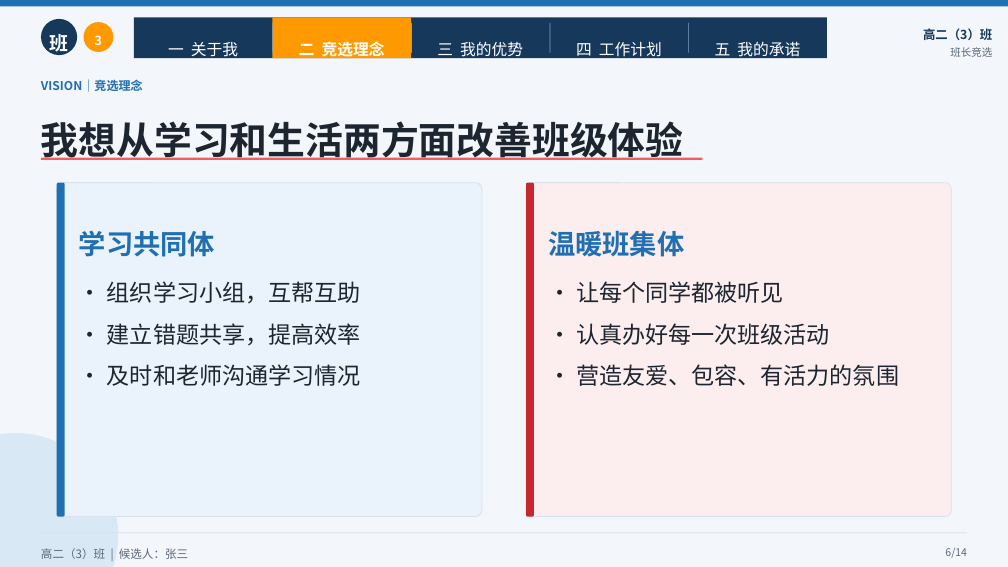
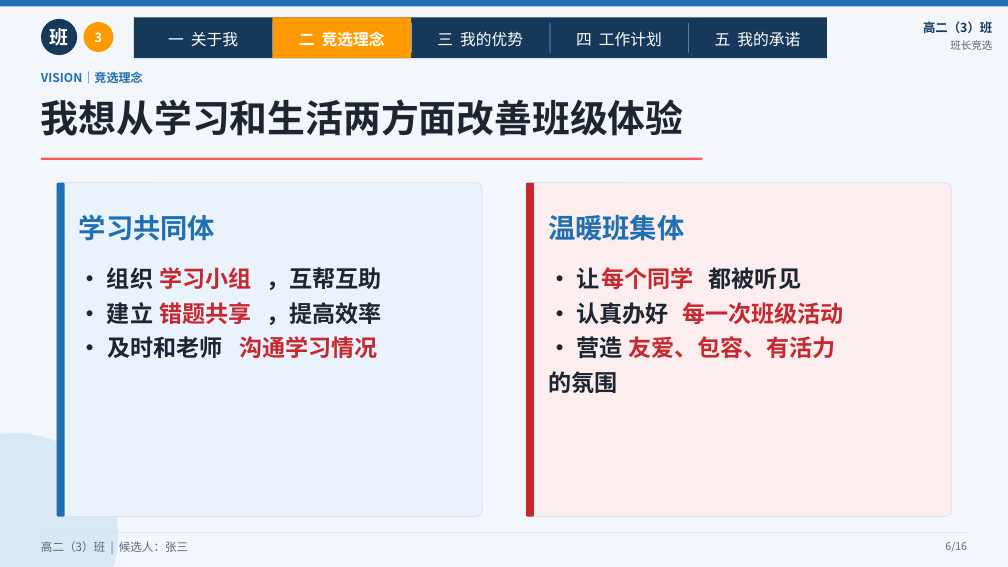
Before and after one commit to NEMU-CAN/Codex-PPT, a slide deck: slide 6 of dist/class-monitor-academic.pptx. Drawn at 1008x567 pixels with LibreOffice and Linux fonts; fonts in the diff are those of the drawing. Boxes give left, top, right and bottom in pixels: in the first picture for what was removed or moved away, otherwise in the second. Text is boxed around its words. In the diff, an @@ line names an element or a change of style, - is before the commit and + after.

```diff
--- a/dist/class-monitor-academic.pptx
+++ b/dist/class-monitor-academic.pptx
@@ text at [107, 267, 153, 289]: text changed; bold on @@
-• 组织学习小组，互帮互助
-• 建立错题共享，提高效率
-• 及时和老师沟通学习情况
+• 组织
@@ text added at [159, 267, 251, 289], 22 pt, text #C5282F, bold @@
+学习小组
@@ text added at [266, 267, 381, 290], 22 pt, text #1C2530, bold @@
+，互帮互助
@@ text added at [576, 267, 694, 289], 22 pt, text #1C2530, bold @@
+• 让
@@ text added at [576, 267, 694, 289], 22 pt, text #C5282F, bold @@
+每个同学
@@ text added at [709, 267, 801, 289], 22 pt, text #1C2530, bold @@
+都被听见
@@ text removed at [576, 281, 899, 386] @@
-• 让每个同学都被听见
-• 认真办好每一次班级活动
-• 营造友爱、包容、有活力的氛围
@@ text added at [107, 302, 153, 324], 22 pt, text #1C2530, bold @@
+• 建立
@@ text added at [159, 302, 251, 324], 22 pt, text #C5282F, bold @@
+错题共享
@@ text added at [266, 302, 381, 325], 22 pt, text #1C2530, bold @@
+，提高效率
@@ text added at [576, 302, 668, 324], 22 pt, text #1C2530, bold @@
+• 认真办好
@@ text added at [682, 302, 843, 324], 22 pt, text #C5282F, bold @@
+每一次班级活动
@@ text added at [107, 336, 222, 358], 22 pt, text #1C2530, bold @@
+• 及时和老师
@@ text added at [240, 336, 378, 358], 22 pt, text #C5282F, bold @@
+沟通学习情况
@@ text added at [576, 336, 622, 358], 22 pt, text #1C2530, bold @@
+• 营造
@@ text added at [628, 336, 836, 358], 22 pt, text #C5282F, bold @@
+友爱、包容、有活力
@@ text added at [548, 371, 617, 393], 22 pt, text #1C2530, bold @@
+的氛围
@@ line spacing 1.5 to 1 in 14 elements at [168, 32, 238, 47], [299, 31, 385, 47], [437, 32, 523, 47], [576, 31, 662, 47], [715, 31, 800, 47], [50, 28, 69, 46], [95, 32, 102, 42], [923, 21, 992, 33], [950, 40, 992, 50], [41, 71, 143, 84], [41, 99, 684, 136], [79, 214, 216, 241], [548, 215, 685, 241], [41, 541, 188, 552] @@
@@ text at [945, 542, 967, 552]: text changed @@
-6/14
+6/16
```
Also in this commit, not shown: 13 other slides changed, 2 slides added, 5 other files.
